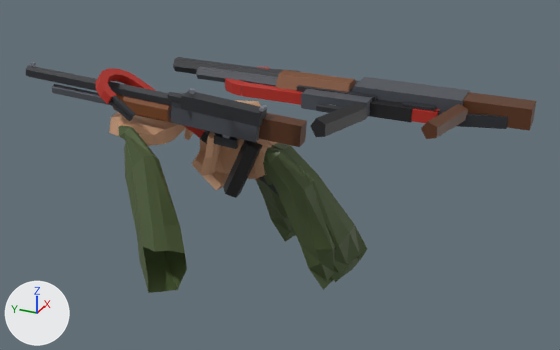
Before and after pictures for a commit that changed the glTF model public/assets/weapons/armes.glb.
One viewpoint serves both versions: a 50 mm camera at (-1.424, -0.524, 0.539) aimed at (0.185, 0.201, -0.265). Every picture has the same lights, and +X, +Y and +Z are marked at lower left. The first picture is the older version. Where no turn or scale is listed for an object, it has been applied to the vertices. Vertices at exactly the same position are counted once.

Objects in the first picture: 'vm_crowbar', 'vm_pistol', 'vm_shotgun', 'vm_shotgun_pump', 'world_crowbar', 'world_pistol', 'world_shotgun'.
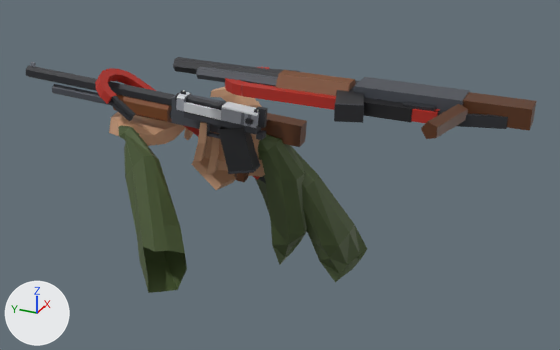
Location of each change, (x1, y1, x2, y2) in pixels of the pictures (560 x 350 px; the box of a moved part takes in the faces that stretch with it):
'vm_pistol', reshaped (21% narrower, 11% shorter)
    before: (168, 89, 335, 290)
    after: (175, 86, 307, 265)
'world_pistol', reshaped
    before: (297, 85, 377, 137)
    after: (334, 90, 380, 123)
part 1 of me_vm_pistol, moved or reshaped
    before: (259, 105, 267, 112)
    after: (256, 130, 266, 140)
part 2 of me_vm_pistol, moved or reshaped
    before: (189, 89, 195, 94)
    after: (254, 109, 259, 113)
part 3 of me_vm_pistol, moved or reshaped
    before: (214, 134, 239, 149)
    after: (181, 90, 186, 95)
part 4 of me_vm_pistol, moved or reshaped (not visible afterwards)
    before: (192, 111, 260, 142)
part 5 of me_vm_pistol, added
    after: (245, 118, 253, 125)
part 6 of me_vm_pistol, rebuilt (15% narrower)
    before: (201, 103, 335, 290)
    after: (193, 86, 307, 265)
part 7 of me_vm_pistol, rebuilt
    before: (181, 91, 267, 127)
    after: (176, 92, 259, 128)
part 8 of me_vm_pistol, added (mostly hidden)
    after: (207, 123, 220, 139)
part 9 of me_vm_pistol, deleted
    before: (168, 92, 183, 103)
part 10 of me_vm_pistol, built on
    before: (223, 140, 263, 198)
    after: (175, 93, 268, 174)
part 11 of me_world_pistol, deleted
    before: (301, 89, 373, 118)
part 12 of me_world_pistol, moved or reshaped
    before: (297, 85, 377, 137)
    after: (334, 90, 364, 123)

Diff of the bpy script that builds the scene:
```diff
--- a/public/assets/weapons/armes.glb.py
+++ b/public/assets/weapons/armes.glb.py
@@ me_vm_pistol @@
 # used by ob_vm_pistol; location = (0.0, 0.0, 0.0)
-me_vm_pistol.from_pydata(...)  # 159 vertices, 275 faces; spans x 0.141..0.383, y 0.071..0.506, z -0.632..-0.072
+me_vm_pistol.from_pydata(...)  # 306 vertices, 527 faces; spans x 0.111..0.394, y 0.152..0.467, z -0.591..-0.064
+# me_vm_pistol part 1: the loose piece of 8 vertices spanning x 0.181..0.206, y 0.244..0.256, z -0.103..-0.095 is scaled about its middle by (1, 1.61, 2.08), then moved by (-0.029, -0.009, -0.058)
+# me_vm_pistol part 2: the loose piece of 8 vertices spanning x 0.177..0.184, y 0.433..0.446, z -0.083..-0.072 is scaled about its middle by (1.58, 0.601, 0.625), then moved by (-0.024, -0.19, -0.015)
+# me_vm_pistol part 3: the loose piece of 8 vertices spanning x 0.178..0.195, y 0.319..0.384, z -0.215..-0.187 is scaled about its middle by (0.289, 0.2, 0.324), then moved by (-0.037, 0.095, 0.128)
+# me_vm_pistol part 4: the loose piece of 8 vertices spanning x 0.161..0.213, y 0.256..0.437, z -0.183..-0.119 is scaled about its middle by (0.117, 0.0286, 0.0266), then moved by (-0.037, 0.1, 0.083)
+# me_vm_pistol part 5: the loose piece of 8 vertices spanning x 0.177..0.184, y 0.433..0.446, z -0.083..-0.072 is copied, and the copy is scaled about its middle by (2.14, 1.3, 1), then moved by (-0.04, -0.179, -0.038); it spans x 0.133..0.147, y 0.252..0.27, z -0.122..-0.11
+# me_vm_pistol part 6: the loose piece of 89 vertices spanning x 0.141..0.383, y 0.071..0.441, z -0.632..-0.114 is rebuilt with 89 vertices and now spans x 0.111..0.394, y 0.152..0.443, z -0.591..-0.064
+# me_vm_pistol part 7: the loose piece of 8 vertices spanning x 0.157..0.215, y 0.247..0.464, z -0.141..-0.085 is rebuilt with 72 vertices and now spans x 0.128..0.185, y 0.242..0.459, z -0.133..-0.076
+# me_vm_pistol part 8: a new loose piece of 21 vertices spanning x 0.148..0.166, y 0.306..0.39, z -0.184..-0.134, in mat_defaultmaterial_001
+# me_vm_pistol part 9: the loose piece of 12 vertices spanning x 0.165..0.19, y 0.447..0.506, z -0.116..-0.085 is deleted
+# me_vm_pistol part 10: 10 vertices removed from x 0.163..0.215, y 0.256..0.363, z -0.348..-0.186; 44 vertices added at x 0.132..0.186, y 0.226..0.467, z -0.265..-0.076
+# other edits to the shape of me_vm_pistol do not show in these pictures
 me_vm_pistol.materials.append(mat_defaultmaterial_001)
@@ me_world_pistol @@
 # used by ob_world_pistol; location = (0.0, 0.0, 0.0)
-me_world_pistol.from_pydata(...)  # 70 vertices, 108 faces; spans x -0.17..0.04, y -0.092..0.115, z 0.0..0.038
+me_world_pistol.from_pydata(...)  # 224 vertices, 360 faces; spans x -0.076..0.069, y -0.095..0.096, z 0.0..0.04
+# me_world_pistol part 11: 6 loose pieces with 52 vertices, spanning x -0.064..0.04, y -0.092..0.115, z 0.003..0.035, are deleted
+# me_world_pistol part 12: 18 vertices removed from x -0.17..0.029, y -0.09..0.08, z 0.0..0.038; 28 vertices added at x -0.076..0.062, y -0.087..0.088, z 0.002..0.038
+# other edits to the shape of me_world_pistol do not show in these pictures
 me_world_pistol.materials.append(mat_defaultmaterial_005)
```
